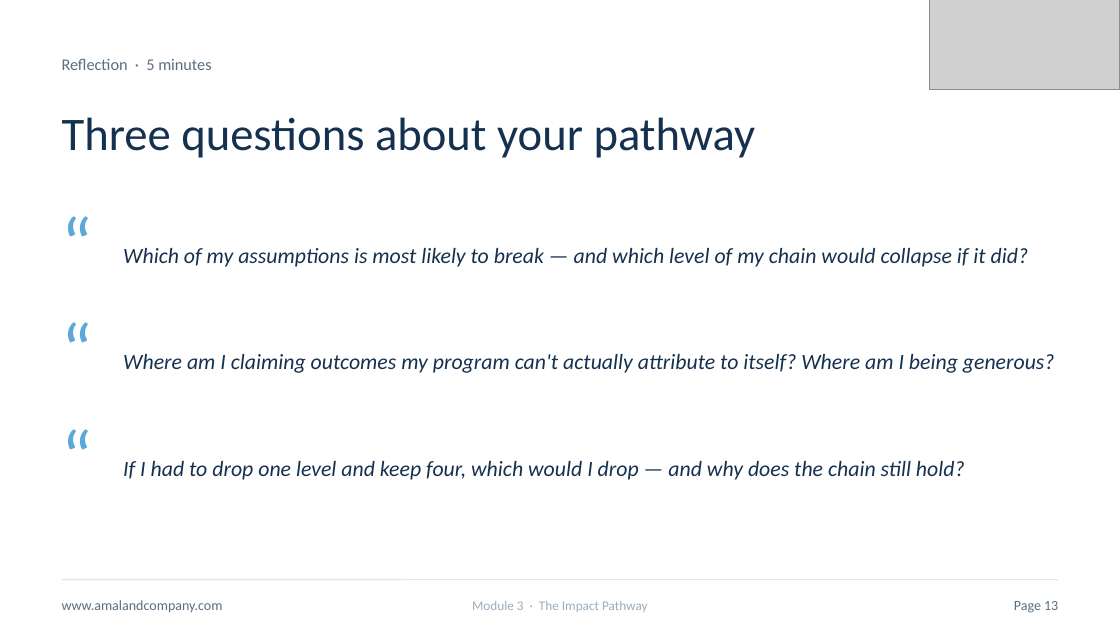
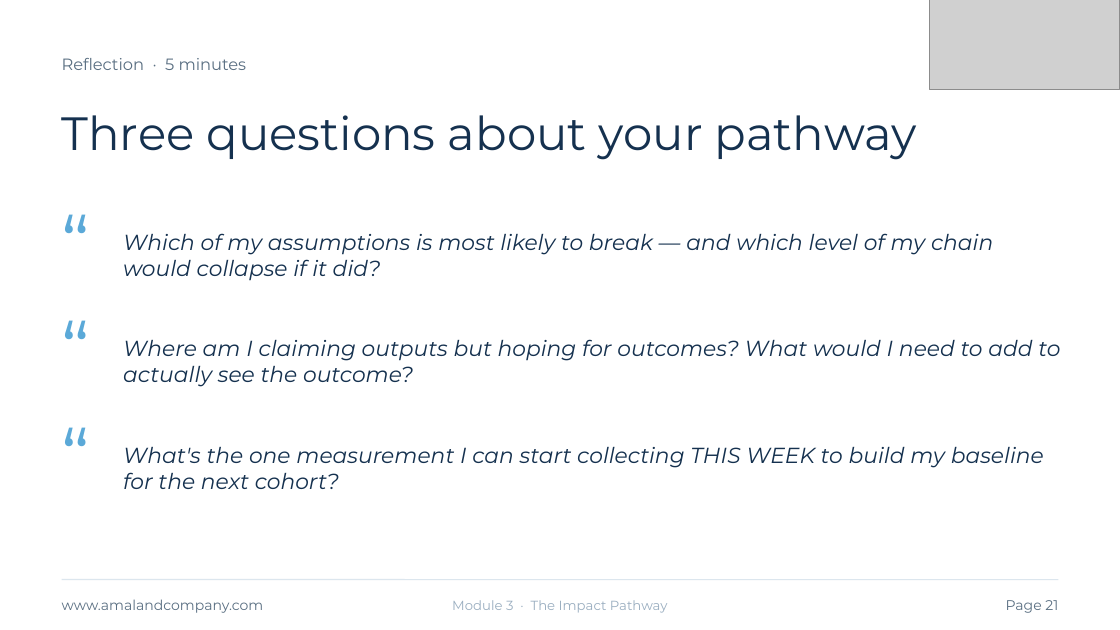
Before and after one commit to gihan-oss/TOCProgram, a slide deck: slide 21 of public/slides/module-3-impact-pathway.pptx (slide 13 before the commit). Drawn at 1120x630 pixels with LibreOffice and Linux fonts; fonts in the diff are those of the drawing; grey boxes stand for pictures. Boxes give left, top, right and bottom in pixels: in the first picture for what was removed or moved away, otherwise in the second. Text is boxed around its words. In the diff, an @@ line names an element or a change of style, - is before the commit and + after.

```diff
--- a/public/slides/module-3-impact-pathway.pptx
+++ b/public/slides/module-3-impact-pathway.pptx
@@ text at (123,339,1060,387): text changed; font Calibri to Montserrat @@
-Where am I claiming outcomes my program can't actually attribute to itself? Where am I being generous?
+Where am I claiming outputs but hoping for outcomes? What would I need to add to actually see the outcome?
@@ font Calibri to Montserrat in 8 elements at (62,58,247,70), (62,115,917,160), (123,233,993,281), (62,599,264,613), (452,600,668,613), (62,202,118,280), (62,308,118,386), (62,414,118,493) @@
@@ text at (123,446,1044,489): text changed; font Calibri to Montserrat @@
-If I had to drop one level and keep four, which would I drop — and why does the chain still hold?
+What's the one measurement I can start collecting THIS WEEK to build my baseline for the next cohort?
@@ text at (1006,600,1058,613): text changed; font Calibri to Montserrat @@
-Page 13
+Page 21
```
Also in this commit, not shown: 12 other slides changed, 11 slides added, 2 slides removed.
